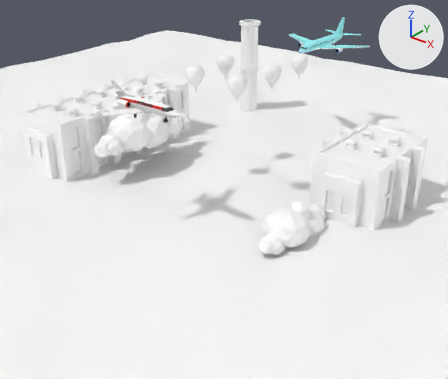
The FBX model Unity/Assets/Resources/Meshs/ChangJing/changjing8_3.fbx, before and after one commit.
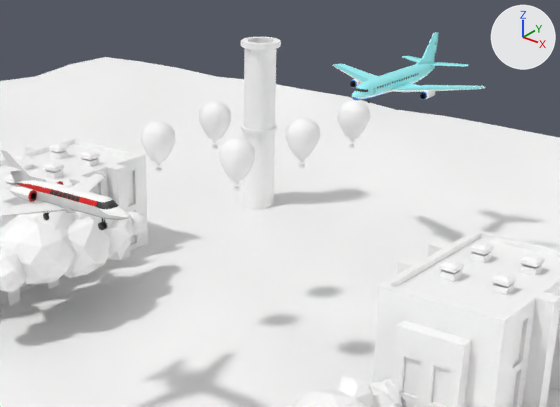
The first picture shows the older version from a camera (50 mm lens) standing at (108.8, -120.2, 125.5) and looking at (-8.0, 25.8, 35.0). The close-ups show both versions on the part from 25% to 91% of the width and 0% to 57% of the height of that picture. Every picture has the same lights, and +X, +Y and +Z are marked at upper right. Where no turn or scale is listed for an object, it has been applied to the vertices.

The first close-up shows 'FeiJI003', 'FeiJi004', 'ReQiQiu_2', 'ReQiQiu_5', 'ReQiQiu_7', 'ReQiQiu_8', 'ReQiQiu_9', 'changjing8_3', 'tiankong'.
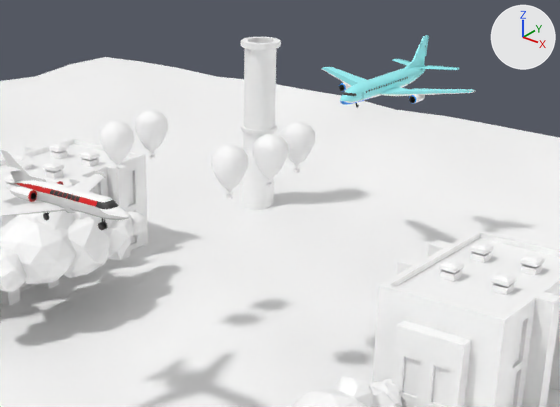
The change in detail:
Object 'ReQiQiu_5' (ob_reqiqiu_5) moves from (-5.9, 10.0, 76.9) to (-10.9, 6.3, 76.9).
Object 'ReQiQiu_2' (ob_reqiqiu_2) moves from (9.2, 10.0, 76.9) to (10.6, 6.5, 76.9).
Object 'FeiJi004' (ob_feiji004) moves from (0.1, 70.7, 79.4) to (0.1, 66.8, 79.4).
Object 'ReQiQiu_9' (ob_reqiqiu_9) moves from (10.1, 39.8, 76.9) to (10.9, 22.9, 76.9).
Object 'ReQiQiu_7' (ob_reqiqiu_7) moves from (-7.1, 25.4, 76.9) to (-11.2, 14.6, 76.9).
Object 'ReQiQiu_8' (ob_reqiqiu_8) moves from (10.1, 25.4, 76.9) to (11.7, 14.7, 76.9).

Location of each change, (x1, y1, x2, y2) in pixels of the close-ups (560 x 407 px):
'FeiJi004', moved
    before: (332, 32, 485, 103)
    after: (321, 35, 476, 108)
'ReQiQiu_8', moved
    before: (286, 118, 320, 168)
    after: (252, 134, 288, 186)
'ReQiQiu_5', moved
    before: (141, 121, 175, 172)
    after: (100, 121, 134, 171)
'ReQiQiu_9', moved
    before: (337, 100, 370, 148)
    after: (281, 122, 315, 173)
'ReQiQiu_7', moved
    before: (199, 101, 231, 149)
    after: (135, 110, 168, 159)
'ReQiQiu_2', moved
    before: (219, 138, 255, 191)
    after: (211, 144, 248, 199)
